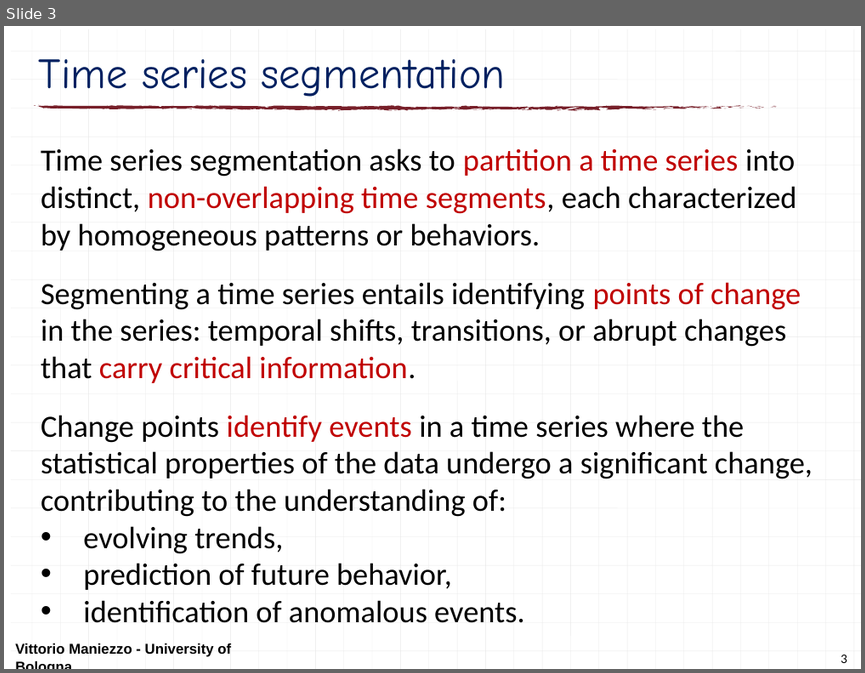
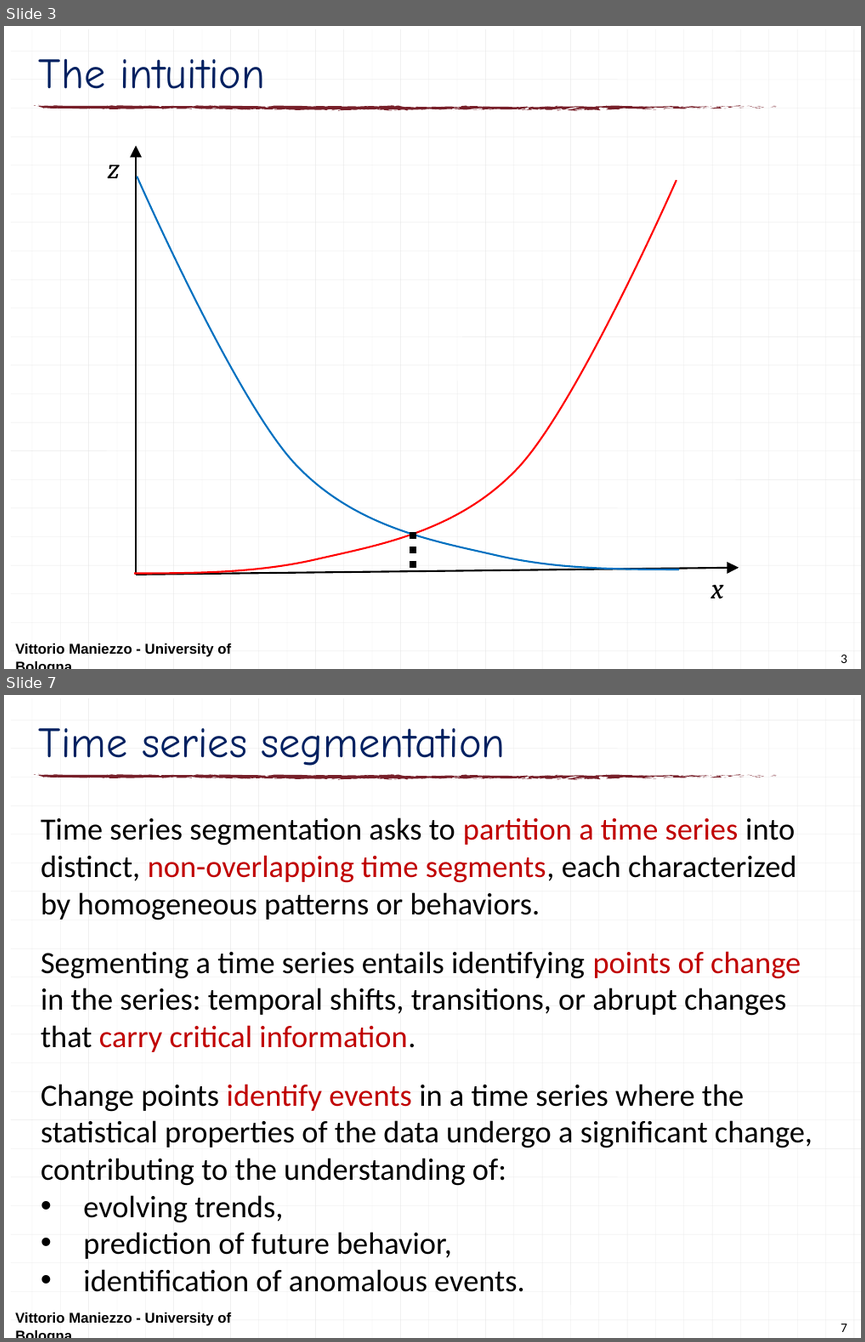
Before and after one commit to maniezzo/segmentation, a slide deck: doc/LION25_F&B/F&Bsegmentation.pptx. Shown one above the other, each under a label of ours: slide 3 before the commit, slides 3 and 7 after it; the slides between them are not shown. The pictures are 865x673 and 865x1342 pixels, drawn with LibreOffice and Linux fonts; fonts in the diff are those of the drawing. Boxes give left, top, right and bottom in pixels: in the first picture for what was removed or moved away, otherwise in the second. Text is boxed around its words. In the diff, an @@ line names an element or a change of style, - is before the commit and + after.

```diff
--- a/doc/LION25_F&B/F&Bsegmentation.pptx
+++ b/doc/LION25_F&B/F&Bsegmentation.pptx
@@ slide 3 added at (x1=4, y1=26, x2=861, y2=669), background #FFFFFF; not listed: 126 template elements that a slide beside it also shows @@
@@ title added at (x1=39, y1=58, x2=265, y2=89), 36 pt, text #002060 @@
+The intuition
@@ arrow added from (136, 573) to (136, 145), #000000 1.5 pt @@
@@ text added at (x1=108, y1=165, x2=120, y2=178), 24 pt, text #000000, italic @@
+z
@@ freeform shape added at (x1=137, y1=176, x2=679, y2=569), outline #0070C0 1.5 pt @@
@@ freeform shape added at (x1=134, y1=180, x2=676, y2=573), outline #FF0000 1.5 pt @@
@@ line added from (413, 532) to (413, 573), #000000 6 pt dashed @@
@@ arrow added from (136, 574) to (738, 567), #000000 1.5 pt @@
@@ text added at (x1=711, y1=584, x2=724, y2=599), 24 pt, text #000000, italic @@
+x
@@ text added at (x1=15, y1=643, x2=231, y2=657), 12 pt, text #000000, bold @@
+Vittorio Maniezzo - University of Bologna
@@ page number added at (x1=840, y1=654, x2=847, y2=663), 11 pt, text #000000 @@
+3
@@ what was slide 3 is now slide 7 @@
@@ page number at (x1=840, y1=1323, x2=847, y2=1332): text changed @@
-3
+7
```
Also in this commit, not shown: 2 slides changed, 4 other slides added, 7 slides removed.
